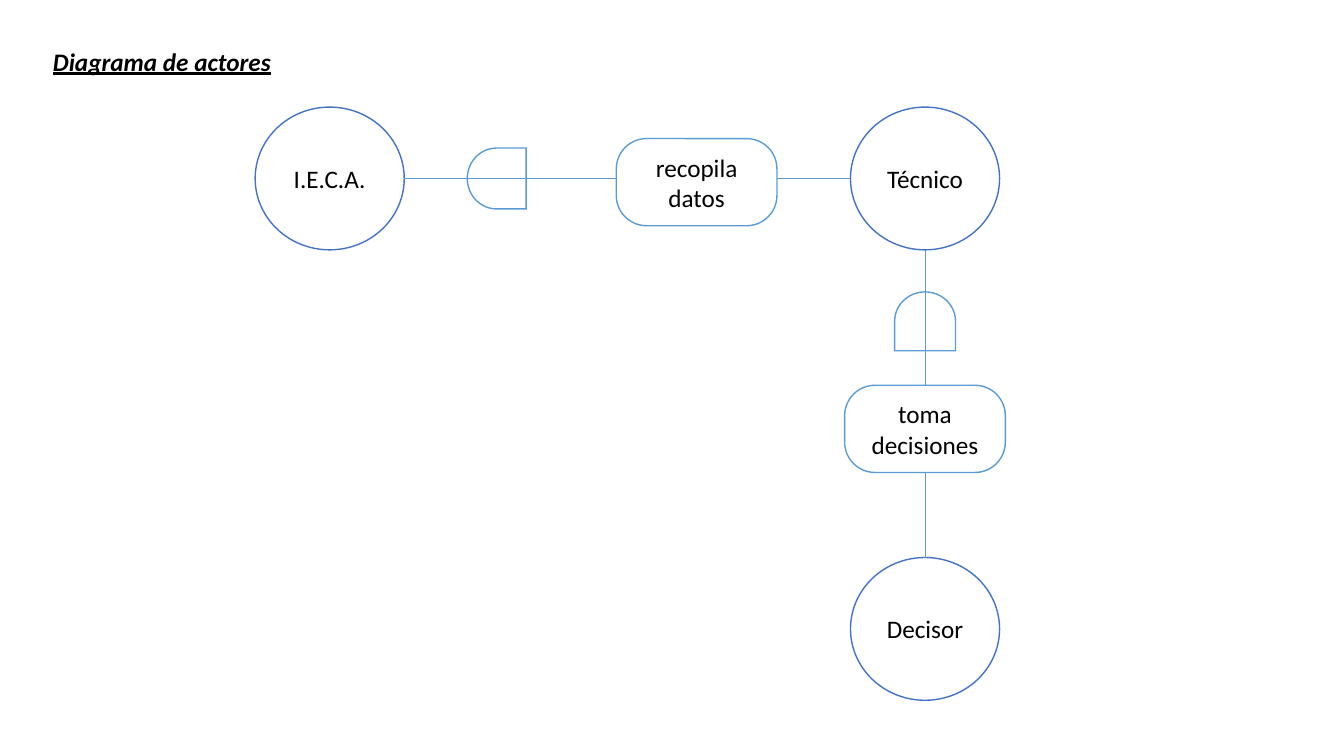
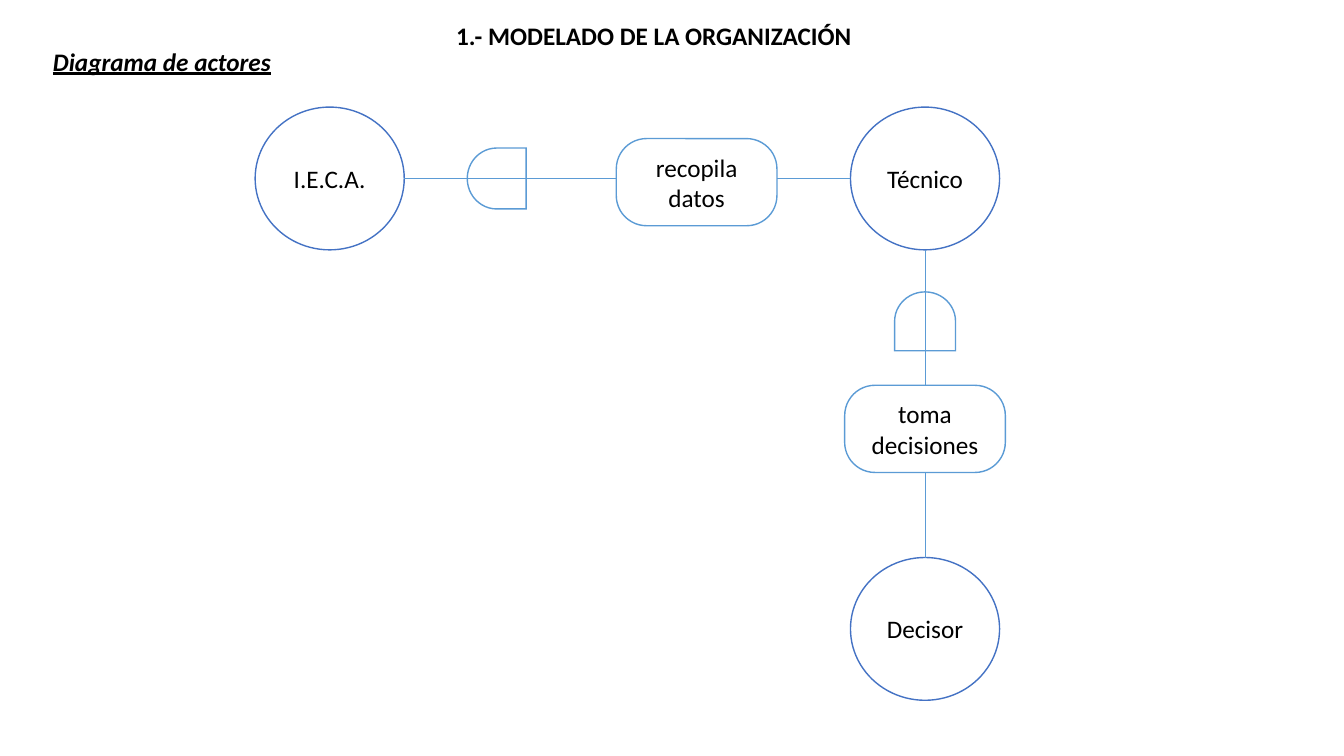
Before and after one commit to alonso-bh/TFG, a slide deck: slide 5 of media/graficos_memoria.pptx. Drawn at 1344x756 pixels with LibreOffice and Linux fonts; fonts in the diff are those of the drawing. Boxes give left, top, right and bottom in pixels: in the first picture for what was removed or moved away, otherwise in the second. Text is boxed around its words. In the diff, an @@ line names an element or a change of style, - is before the commit and + after.

```diff
--- a/media/graficos_memoria.pptx
+++ b/media/graficos_memoria.pptx
@@ text added at bbox=[456, 25, 851, 45], 18 pt, text #000000, bold @@
+1.- MODELADO DE LA ORGANIZACIÓN
```
Also in this commit, not shown: 2 other slides changed, 2 slides added, 3 other files.
